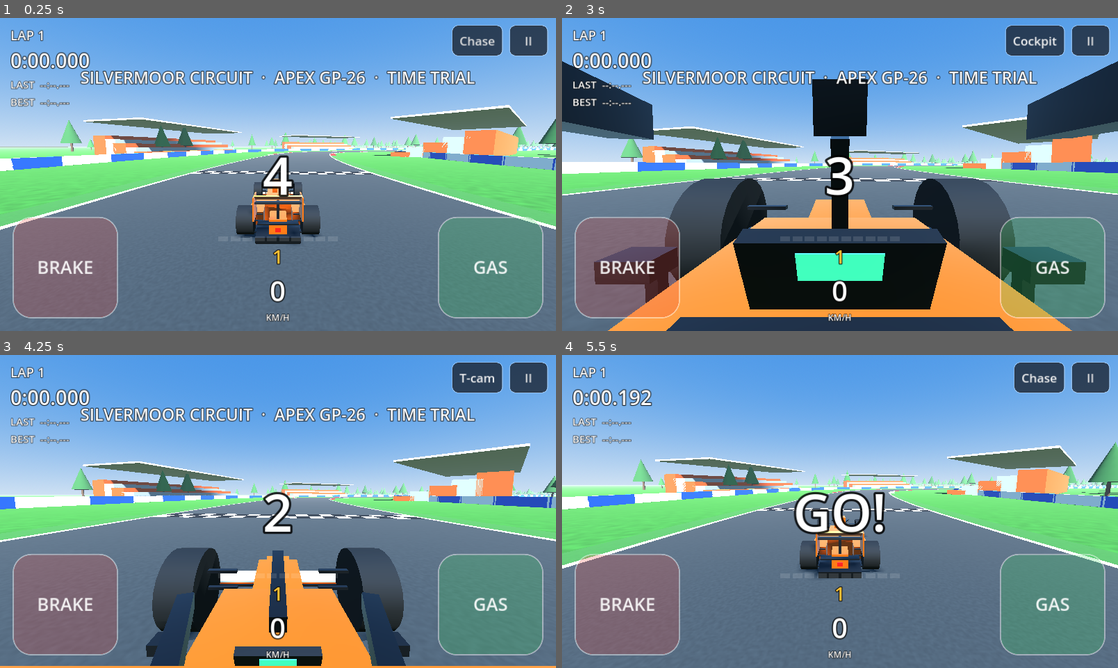
Above: before the commit, frames 1-4 (two rows, left to right).
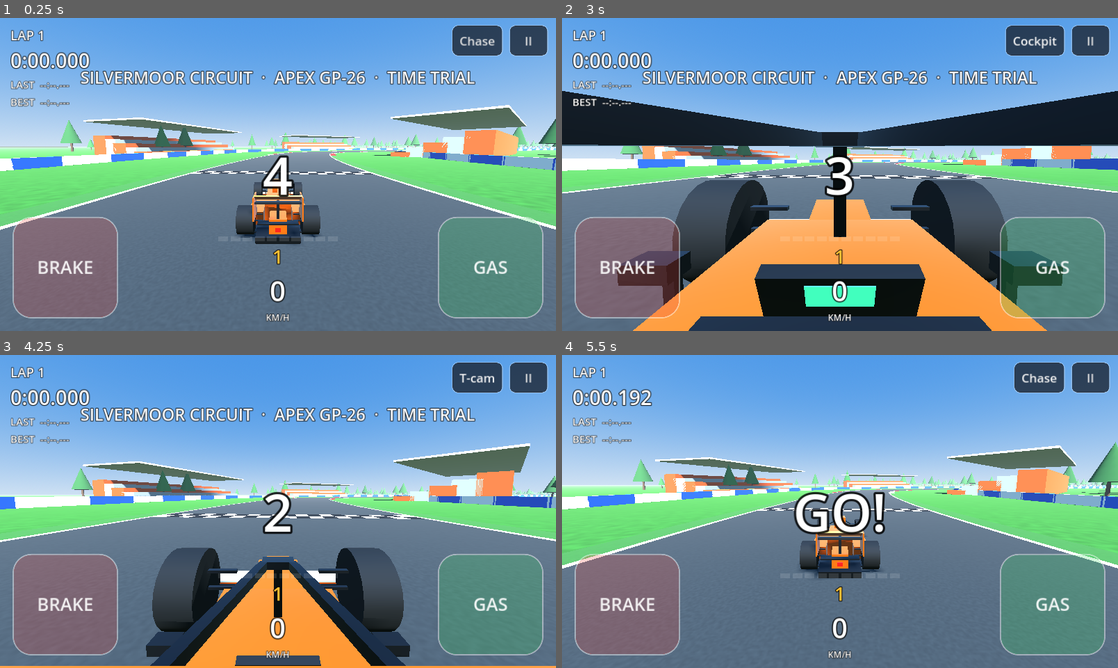
Above: after the commit, the same moments.

Repository: sohamtiwari-prog/apex-circuit
Game: Godot game, scene res://scenes/race.tscn
The game is run twice, just before and just after one commit, with the same random seed, the same clock (stepped at 60 frames per second) and the same inputs. This scene is started directly instead of the project's main scene.
Inputs (mouse positions are in pixels of both pictures, inside the frame that each line leads up to):
- Up to frame 1 (0.25 s): no input
- Up to frame 2 (3 s): tap Enter at 0.5 s; move the mouse to (962, 158) at 0.52 s; hold Right 0.53-1.25 s; tap P at 0.6 s; click (962, 158) at 0.67 s; tap Space at 0.77, 1.07 s; click "Restart race" at 1.25 s; click "Chase" at 2 s; click "Far chase" at 2.75 s
- Up to frame 3 (4.25 s): click "Cockpit" at 3.5 s
- Up to frame 4 (5.5 s): click "T-cam" at 4.25 s; click "Nose" at 5 s

The runs differ from the first frame. In frame 2, 30% of the frame differs, in the area x 0-100%, y 13-100%; in frame 3, 4.9%; in frame 4, less than 0.1%.

Commit message:
Cockpit view: thin halo hoop converging on the centre pillar
The old halo side bars sat right beside the driver's eye and filled the
cockpit camera with two dark slabs. Reshape the hoop to run from behind
the shoulders to the pillar, lower the steering wheel, and nudge the
cockpit camera up.

Co-Authored-By: Claude Opus 5.5 <noreply@anthropic.com>
Claude-Session: https://claude.ai/code/session_01BrgpyfStfhv8XBfN4R43FV

Diff:
--- a/scripts/car_body.gd
+++ b/scripts/car_body.gd
@@ -122,11 +122,16 @@
 	# Airbox / roll hoop above the driver.
 	_box(Vector3(0.34, 0.36, 0.45), Vector3(0, 0.78, -0.12), _paint)
 	_box(Vector3(0.22, 0.16, 0.06), Vector3(0, 0.8, 0.12), dark)                  # intake
-	# Halo: centre pillar plus a hoop around the cockpit.
-	_box(Vector3(0.05, 0.34, 0.05), Vector3(0, 0.57, 0.92), halo_mat, Vector3(-18, 0, 0))
-	_box(Vector3(0.05, 0.05, 0.42), Vector3(0, 0.74, 0.7), halo_mat, Vector3(-8, 0, 0))
-	for sx in [-1.0, 1.0]:
-		_box(Vector3(0.05, 0.05, 0.62), Vector3(0.2 * sx, 0.72, 0.3), halo_mat, Vector3(0, 18 * sx, 0))
+	# Halo: a thin hoop from behind the driver's shoulders converging on a
+	# centre pillar ahead of the cockpit, as seen on real onboard footage.
+	_box(Vector3(0.04, 0.3, 0.04), Vector3(0, 0.6, 0.9), halo_mat, Vector3(-14, 0, 0))
+	_box(Vector3(0.14, 0.035, 0.07), Vector3(0, 0.755, 0.84), halo_mat)
+	for sx in [-1.0, 1.0]:
+		var a := Vector3(0.34 * sx, 0.7, -0.02)
+		var b := Vector3(0.06 * sx, 0.755, 0.82)
+		var d := b - a
+		_box(Vector3(0.035, 0.035, d.length()), (a + b) * 0.5, halo_mat,
+			Vector3(rad_to_deg(-atan2(d.y, Vector2(d.x, d.z).length())), rad_to_deg(atan2(d.x, d.z)), 0))
 	# Driver.
 	helmet = MeshInstance3D.new()
 	var hs := SphereMesh.new()
@@ -139,8 +144,8 @@
 	_box(Vector3(0.2, 0.06, 0.04), Vector3(0, 0.58, 0.35), visor, Vector3.ZERO, helmet)
 	helmet.get_child(0).position = Vector3(0, 0.02, 0.13)
 	# Steering wheel, visible from the cockpit camera.
-	_box(Vector3(0.28, 0.13, 0.03), Vector3(0, 0.5, 0.6), dark, Vector3(-20, 0, 0))
-	_box(Vector3(0.12, 0.05, 0.02), Vector3(0, 0.52, 0.585), _mat(Color(0.1, 0.6, 0.2), 0.0, 0.3, Color(0.1, 1.0, 0.3)), Vector3(-20, 0, 0))
+	_box(Vector3(0.28, 0.13, 0.03), Vector3(0, 0.45, 0.62), dark, Vector3(-20, 0, 0))
+	_box(Vector3(0.12, 0.05, 0.02), Vector3(0, 0.47, 0.605), _mat(Color(0.1, 0.6, 0.2), 0.0, 0.3, Color(0.1, 1.0, 0.3)), Vector3(-20, 0, 0))
 	# Rear wing: beam wing, main plane, DRS flap, endplates, swan neck.
 	_box(Vector3(0.9, 0.03, 0.22), Vector3(0, 0.33, -2.32), dark)
 	_box(Vector3(1.0, 0.04, 0.34), Vector3(0, 0.8, -2.35), dark, Vector3(8, 0, 0))
--- a/scripts/car_specs.gd
+++ b/scripts/car_specs.gd
@@ -82,7 +82,7 @@
 		"engine_tone": "gp",
 
 		"cams": [
-			{"name": "Cockpit", "pos": Vector3(0, 0.66, 0.3), "pitch": -3.0, "cockpit": true},
+			{"name": "Cockpit", "pos": Vector3(0, 0.7, 0.26), "pitch": -4.0, "cockpit": true},
 			{"name": "T-cam", "pos": Vector3(0, 1.06, 0.0), "pitch": -5.0},
 			{"name": "Nose", "pos": Vector3(0, 0.42, 2.2), "pitch": -2.0},
 		],
